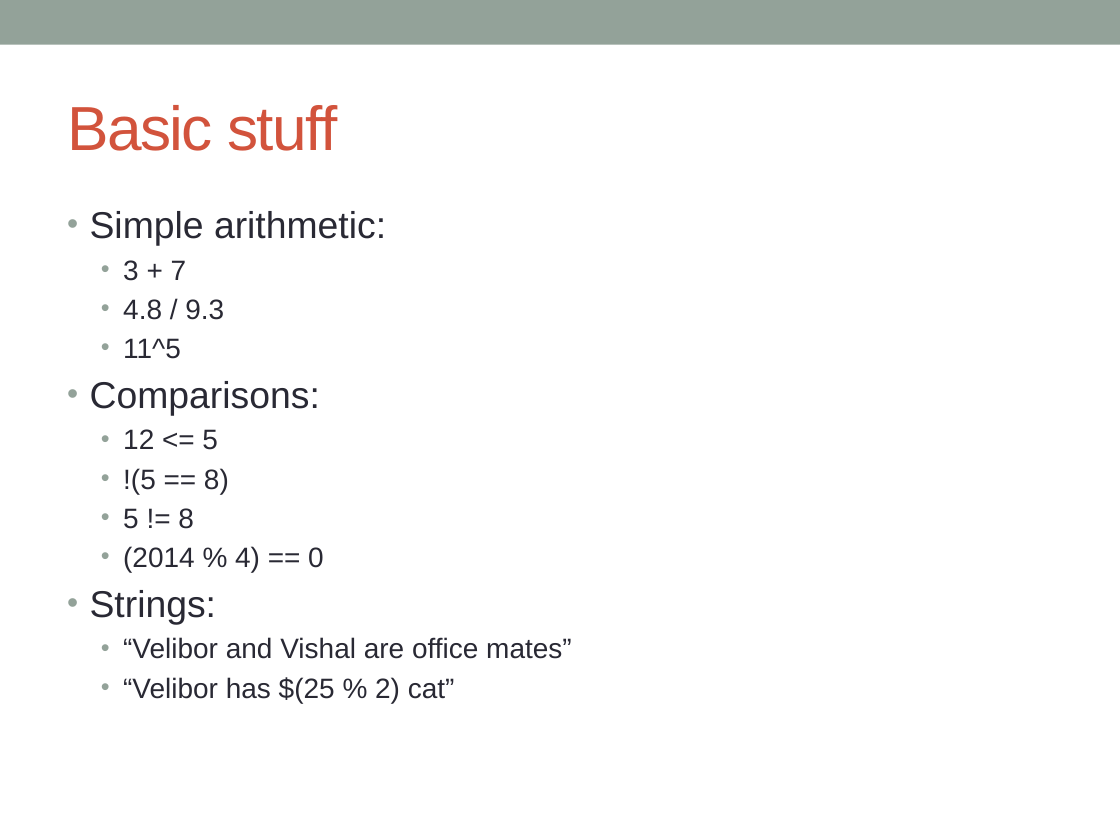
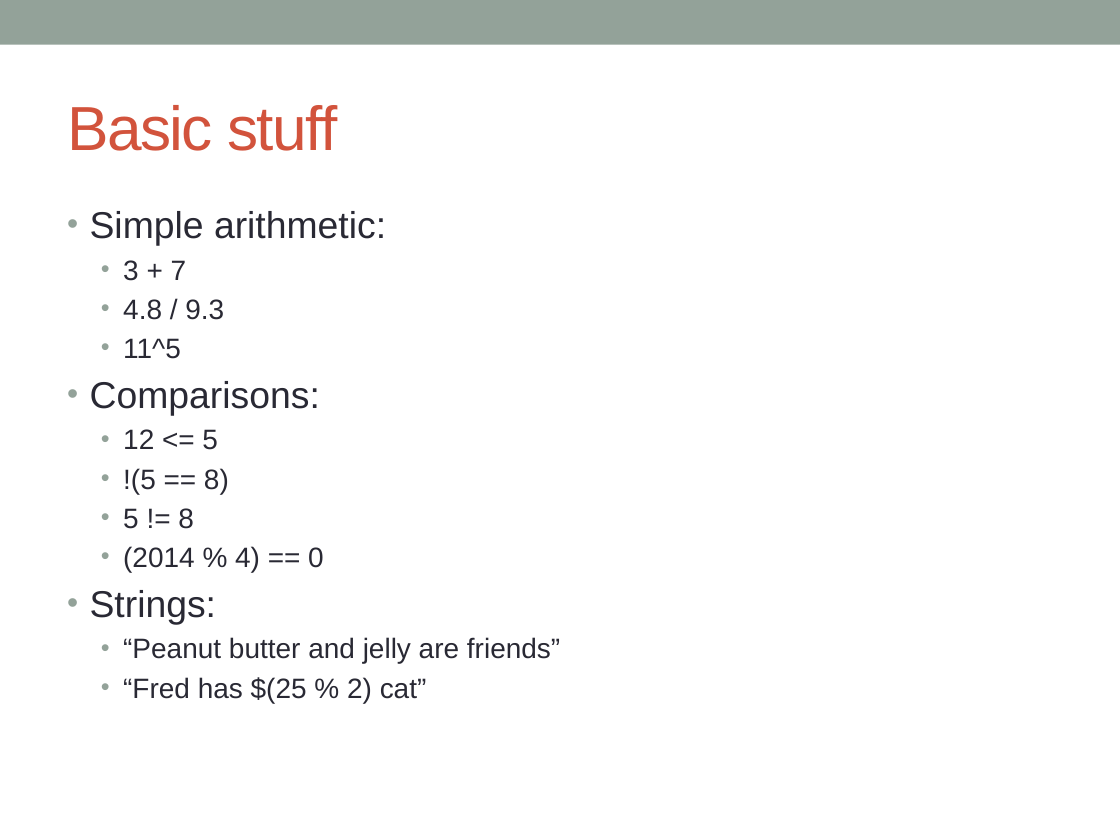
Before and after one commit to IainNZ/ORSoftwareTools2014, a slide deck: slide 7 of Modelling/LPModeling.pptx. Drawn at 1120x840 pixels with LibreOffice and Linux fonts; fonts in the diff are those of the drawing. Boxes give left, top, right and bottom in pixels: in the first picture for what was removed or moved away, otherwise in the second. Text is boxed around its words. In the diff, an @@ line names an element or a change of style, - is before the commit and + after.

```diff
--- a/Modelling/LPModeling.pptx
+++ b/Modelling/LPModeling.pptx
@@ text at box(123, 637, 560, 703): text changed @@
-    • “Velibor and Vishal are office mates”
-    • “Velibor has $(25 % 2) cat”
+    • “Peanut butter and jelly are friends”
+    • “Fred has $(25 % 2) cat”
```
Also in this commit, not shown: 5 other slides changed, 22 other files.
